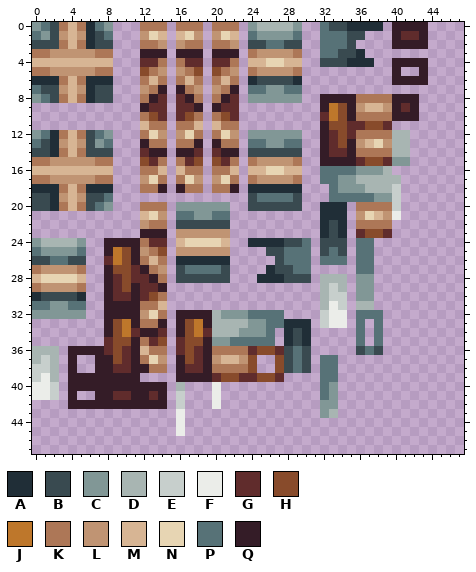
Pixel-art sprite, stored at assets/minecraft/textures/gamula/sets/starfish/hoe.png. That is the earlier state.
The file is 48x48 pixels.
Palette (. is transparent): A #202e37  B #394a50  C #819796  D #a8b5b2  E #c7cfcc  F #ebede9  G #602c2c  H #884b2b  J #be772b  K #ad7757  L #c09473  M #d7b594  N #e7d5b3  P #577277  Q #341c27
After:
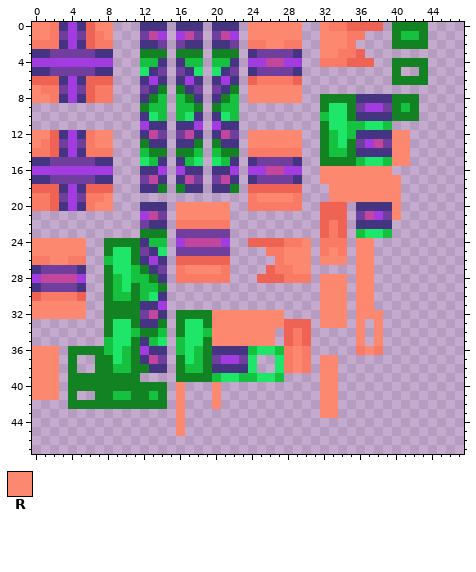
Colours new in this view: R #fc886f
Change:
@@ palette @@
-A #202e37
+A #ee6353
-B #394a50
+B #f97a65
-G #602c2c
+G #15c13f
-H #884b2b
+H #1de669
-K #ad7757
+K #443482
-L #c09473
+L #703e9c
-M #d7b594
+M #a23ce0
-N #e7d5b3
+N #c2469d
-Q #341c27
+Q #128222
@@ x 0..47 @@
- 0 CPBKMKAPC...KKK.KKK.KKK.CDDDDC..PBBAAAA.QQQQ....
- 1 PCBLMLABP...LNM.MNL.LNM.PCCCCP..PPPBB...QGGQ....
- 2 BBBKMKABB...KKL.LKK.KKL.BBPPBB..PPPB....QQQQ....
- 3 KKLLLLLKK...QQQ.QQQ.QQQ.KLLLLK..PPBBA...........
+ 0 RRBKMKARR...KKK.KKK.KKK.RRRRRR..RBBAAAA.QQQQ....
+ 1 RRBLMLABR...LNM.MNL.LNM.RRRRRR..RRRBB...QGGQ....
+ 2 BBBKMKABB...KKL.LKK.KKL.BBRRBB..RRRB....QQQQ....
+ 3 KKLLLLLKK...QQQ.QQQ.QQQ.KLLLLK..RRBBA...........
  4 MMMMMMMMM...GGK.KGG.GGK.MMNNMM..BBBAAA..QQQQ....
@@ x 0..47 @@
  6 AAAKMKAAA...KMK.KMK.KMK.ABBBBA..........QQQQ....
- 7 PBBLMLABB...LKQ.QKL.LKQ.PPCCPP..................
- 8 CPBKMKABB...KQG.GQK.KQG.CCCCCC..QQQQKKKKQQQ.....
- 9 ............QGG.GGQ.QGG.........QJHQLMMLQGQ.....
-10 ............KHG.GHK.KHG.........GJHQKKKKQQQ.....
+ 7 RBBLMLABB...LKQ.QKL.LKQ.RRRRRR..................
+ 8 RRBKMKABB...KQG.GQK.KQG.RRRRRR..QQQQKKKKQQQ.....
+ 9 ............QGG.GGQ.QGG.........QHHQLMMLQGQ.....
+10 ............KHG.GHK.KHG.........GHHQKKKKQQQ.....
 11 ............MKK.KKM.MKK.........QHHGGHHG........
-12 CPAKMKBPC...KNL.LNK.KNL.CCCCCC..QGHGKKKKDD......
-13 PBALMLBCP...QKK.KKQ.QKK.PPCCPP..QGHQLMNLDD......
-14 BBAKMKBBB...GQQ.QQG.GQQ.BBBBBB..QGGQKKKKDD......
-15 KKLLLLLKK...HGK.KGH.HGK.KLLLLK..QQQQGHHGCC......
-16 MMMMMMMMM...KKM.MKK.KKM.MMNNMM..PPPPCCCD........
-17 KKLLLLLKK...LNK.KNL.LNK.KLLLLK..PPCCDDDDD.......
-18 AAAKMKAAA...KKQ.QKK.KKQ.AAAAAA...PCCCDDDE.......
-19 BBALMLBBP...............BPPPPB...PPPPPCCE.......
-20 BBAKMKBPC...KKK.CCCCCC..BBBBBB..AAA.KKKKE.......
-21 ............MNL.PPCCPP..........AAA.LNMLF.......
+12 RRAKMKBRR...KNL.LNK.KNL.RRRRRR..QGHGKKKKRR......
+13 RBALMLBRR...QKK.KKQ.QKK.RRRRRR..QGHQLMNLRR......
+14 BBAKMKBBB...GQQ.QQG.GQQ.BBBBBB..QGGQKKKKRR......
+15 KKLLLLLKK...HGK.KGH.HGK.KLLLLK..QQQQGHHGRR......
+16 MMMMMMMMM...KKM.MKK.KKM.MMNNMM..RRRRRRRR........
+17 KKLLLLLKK...LNK.KNL.LNK.KLLLLK..RRRRRRRRR.......
+18 AAAKMKAAA...KKQ.QKK.KKQ.AAAAAA...RRRRRRRR.......
+19 BBALMLBBR...............BRRRRB...RRRRRRRR.......
+20 BBAKMKBRR...KKK.RRRRRR..BBBBBB..AAA.KKKKR.......
+21 ............MNL.RRRRRR..........AAA.LNMLR.......
 22 ............LKK.BBBBBB..........ABA.KKKK........
 23 ............QQQ.LLLLLL..........ABA.GHHG........
-24 CDDDDC..QQQQKGG.MNNNNM..AAAABBP.BBB.PP..........
-25 PCCCCP..QJHQLKH.LLLLLL....BBPPP.BPB.PP..........
-26 BBPPBB..GJHQKMK.AAAAAA.....BPPP.PPP.PP..........
-27 KLLLLK..QHHGQKL.BPPPPB....ABBPP.....PP..........
-28 MNNNNM..QGHGGQK.BBBBBB...AAABBB.DDD.CC..........
-29 KLLLLK..QGHQGGQ.................DED.CC..........
-30 ABBBBA..QGGQGHK.................DEE.CC..........
-31 PPCCPP..QQQQKKM.................DFE.DD..........
-32 CCCCCC..QQQQLNK.QQQQDCCCPPPP....EFF.PPP.........
-33 ........QHJQKKQ.QHJQDDDDCCPPAAA.EFF.P.P.........
-34 ........QHJGQQG.QHJGDDDCCCP.ABA.....P.P.........
-35 ........GHHQKGH.GHHQCCPPPPP.ABA.....P.P.........
-36 DDD.QQQQGHGQMKK.GHGQKKKKGHHGBPB.....BPB.........
-37 DED.Q..QQHGQKNL.QHGQLMMLH..HBPB.PP..............
-38 EED.Q..QQGGQQKK.QGGQKKKKH..HBPB.PP..............
-39 EFD.QQQQQQQQ....QQQQGHHGGHHG....PP..............
-40 FFE.QQQQQQQQQQQ.D...F...........PC..............
-41 FFE.Q..QQGGQQGQ.E...F...........PC..............
-42 ....QQQQQQQQQQQ.E...F...........CC..............
-43 ................F...............CD..............
-44 ................F...............................
-45 ................F...............................
+24 RRRRRR..QQQQKGG.MNNNNM..AAAABBR.BBB.RR..........
+25 RRRRRR..QHHQLKH.LLLLLL....BBRRR.BRB.RR..........
+26 BBRRBB..GHHQKMK.AAAAAA.....BRRR.RRR.RR..........
+27 KLLLLK..QHHGQKL.BRRRRB....ABBRR.....RR..........
+28 MNNNNM..QGHGGQK.BBBBBB...AAABBB.RRR.RR..........
+29 KLLLLK..QGHQGGQ.................RRR.RR..........
+30 ABBBBA..QGGQGHK.................RRR.RR..........
+31 RRRRRR..QQQQKKM.................RRR.RR..........
+32 RRRRRR..QQQQLNK.QQQQRRRRRRRR....RRR.RRR.........
+33 ........QHHQKKQ.QHHQRRRRRRRRAAA.RRR.R.R.........
+34 ........QHHGQQG.QHHGRRRRRRR.ABA.....R.R.........
+35 ........GHHQKGH.GHHQRRRRRRR.ABA.....R.R.........
+36 RRR.QQQQGHGQMKK.GHGQKKKKGHHGBRB.....BRB.........
+37 RRR.Q..QQHGQKNL.QHGQLMMLH..HBRB.RR..............
+38 RRR.Q..QQGGQQKK.QGGQKKKKH..HBRB.RR..............
+39 RRR.QQQQQQQQ....QQQQGHHGGHHG....RR..............
+40 RRR.QQQQQQQQQQQ.R...R...........RR..............
+41 RRR.Q..QQGGQQGQ.R...R...........RR..............
+42 ....QQQQQQQQQQQ.R...R...........RR..............
+43 ................R...............RR..............
+44 ................R...............................
+45 ................R...............................
 46 ................................................
Boxes around the changes in both pictures, in picture pixels (x1, y1, x2, y2):
changed: (32, 22, 428, 436)
